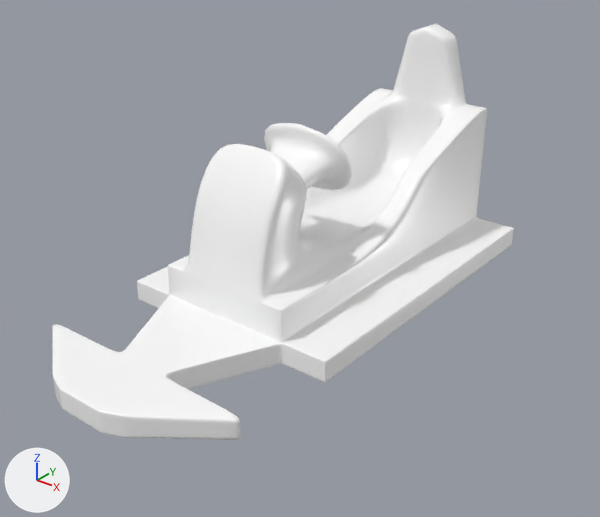
The glTF model assets/meshes/Cart.glb as it was, and as the next commit left it.
The view is the same before and after, from a 50 mm camera at (3.98, -5.97, 3.41) aimed at (0.02, -1.02, 0.34). The axes (+X, +Y, +Z) are drawn at lower left. The lights are the same throughout. Vertices at the same position are counted once.

The scene before the commit, as lines of its bpy script (objects in view):
```python
mat_material_001 = principled_material('Material.001')
mat_material_001.base_color = (1.0, 1.0, 1.0)  # white #ffffff
mat_material_001.roughness = 0.268
me_plane_001 = bpy.data.meshes.new('Plane.001')
me_plane_001.from_pydata(...)  # 11682 vertices, 23360 faces; spans x -1.0..1.0, y -3.33..1.57, z 0.0..2.0
me_plane_001.materials.append(mat_material_001)  # white #ffffff
ob_plane = bpy.data.objects.new('Plane', me_plane_001)
ob_plane.location = (0.0, 0.0, 0.0)
```
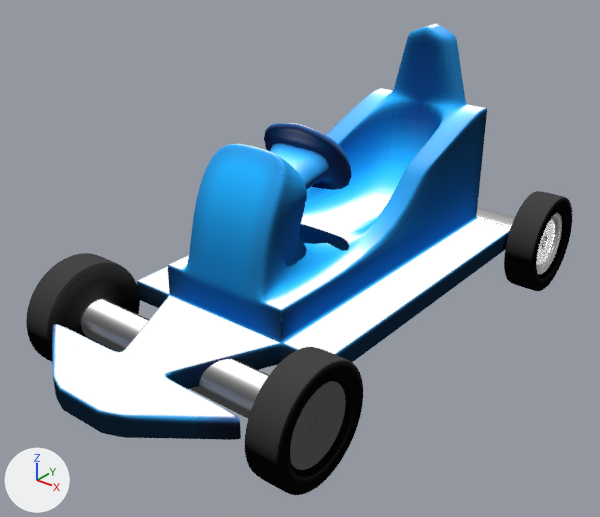
Boxes (x1, y1, x2, y2) around the edits, measured in the pictures (600 x 517 px):
'Plane', surface changed (white to blue)
    both: (52, 24, 514, 440)
'Cylinder', added
    after: (26, 253, 363, 495)
'Cylinder.001', added
    after: (477, 191, 572, 291)
    faces in mat_material_002: (504, 191, 572, 291)
    faces in mat_material_003 (white #e7e7e7): (477, 207, 562, 274)
part 1 of me_plane_001, surface changed (white to blue)
    before: (52, 24, 514, 440)
    after: (52, 24, 511, 440)

Edits to the bpy script that builds the scene:
```text
Add img_m_color:
    img_m_color = load_image('m_color', '_unpacked/m_color', 2048, 2048, 'sRGB')
Add img_m_tire:
    img_m_tire = load_image('m_tire', '_unpacked/m_tire', 2048, 2048, 'sRGB')
Change mat_material_001:
    remove # nodes: BsdfPrincipled, OutputMaterial
    remove # colours: white #ffffff
    nodes: BsdfTransparent, Emission, LightPath, MixShader, OutputMaterial, TexImage
    uses the picture img_m_color
Add mat_material_002:
    mat_material_002 = bpy.data.materials.new('Material.002')
    # uses the picture img_m_tire
Add mat_material_003:
    mat_material_003 = principled_material('Material.003')
    mat_material_003.base_color = (0.8, 0.8, 0.8)  # white #e7e7e7
    mat_material_003.metallic = 1.0
    mat_material_003.roughness = 0.259
Change me_plane_001:
    where me_plane_001.from_pydata(...)  # 11682 vertices, 23360 faces; spans x -1.0..1.0, y -3.33..1.57, z 0.0..2.0
    used by ob_plane; location = (0.0, 0.0, 0.0)
    me_plane_001 part 1: texture (UV) coordinates of 23360 of 23360 faces, centred in x -1.0..1.0, y -3.33..1.57, z 0.0..1.99, changed; they spanned u 0.0..0.96, v 0.0..1.0 and now span u 0.0..0.98, v 0.0..1.0
Add me_cylinder_002:
    me_cylinder_002.from_pydata(...)  # 5826 vertices, 11648 faces; spans x -1.3..1.3, y 0.83..1.78, z -0.48..0.48
    # faces by material slot: [5424, 6224]
    me_cylinder_002.materials.append(mat_material_002)
    me_cylinder_002.materials.append(mat_material_003)  # white #e7e7e7
Add me_cylinder:
    me_cylinder.from_pydata(...)  # 5826 vertices, 11648 faces; spans x -1.3..1.3, y -2.85..-1.9, z -0.48..0.48
    me_cylinder.materials.append(mat_material_002)
Add ob_cylinder_001:
    ob_cylinder_001 = bpy.data.objects.new('Cylinder.001', me_cylinder_002)
    ob_cylinder_001.location = (0.0, 0.0, 0.0)
Add ob_cylinder:
    ob_cylinder = bpy.data.objects.new('Cylinder', me_cylinder)
    ob_cylinder.location = (0.0, 0.0, 0.0)
```
